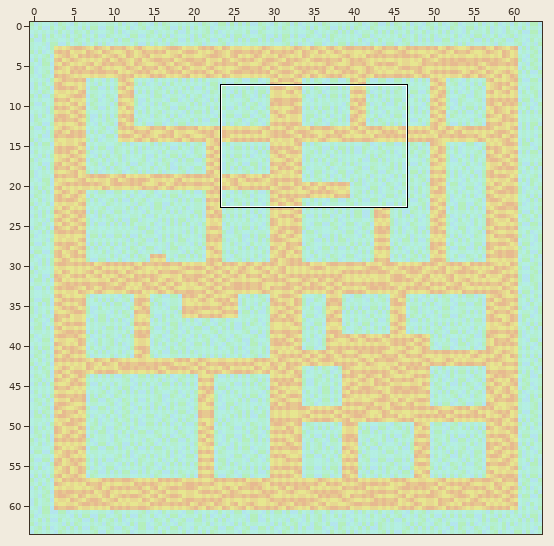
Tiled map: Momo/TestGame/TestGameContent/maps/zone01/zone01.tmx. The picture above shows the old version from afar; the outline marks the close-up.
Close-up. Before:
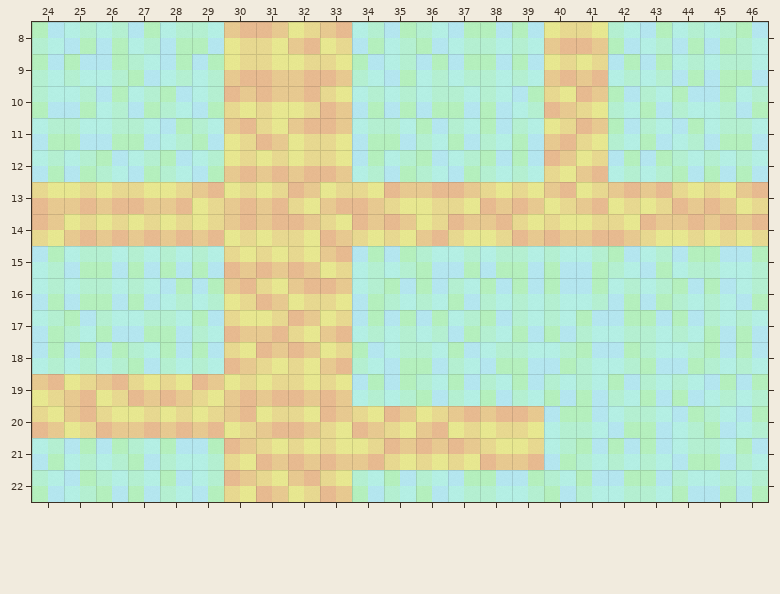
Cells are 64x64 px. Shown: x 24..46, y 8..22.
And afterwards:
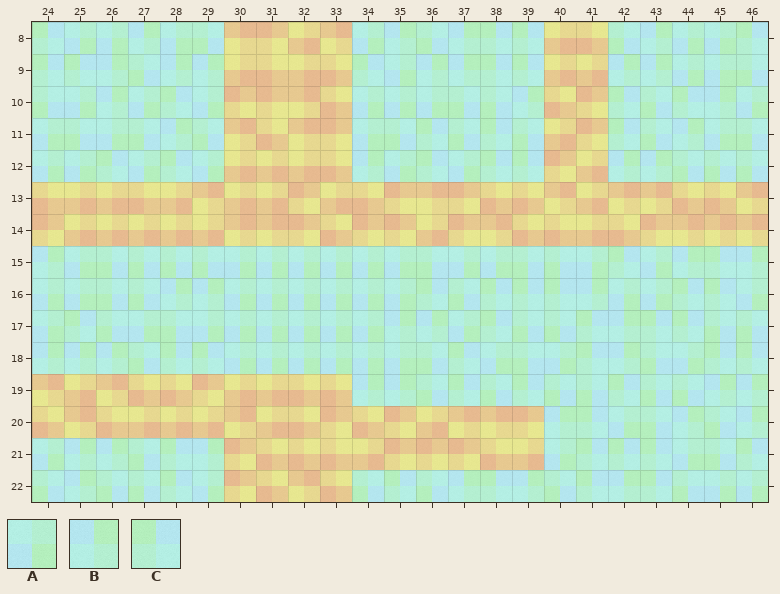
Key: from "citywalls": A 0, B 0 flipped up-down, C 0 turned 180.
_ is an empty cell.
Tiles replaced or removed in this view: B, C.
Difference:
Changed rows in their new state; . is an unchanged cell.
Layer "Walls":
first column x 29:
15 .AAAAAA
16 .AAAA.A
17 AAAAAA.
18 .AAAAA.
Changed places in both close-ups, as pixel boxes (x1, y1, x2, y2):
changed: (192, 246, 416, 374)
